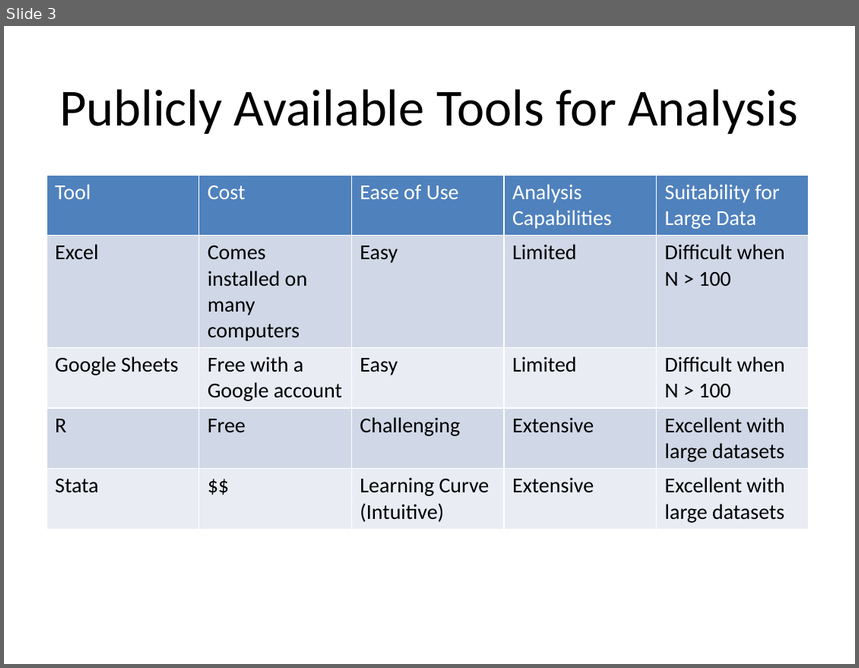
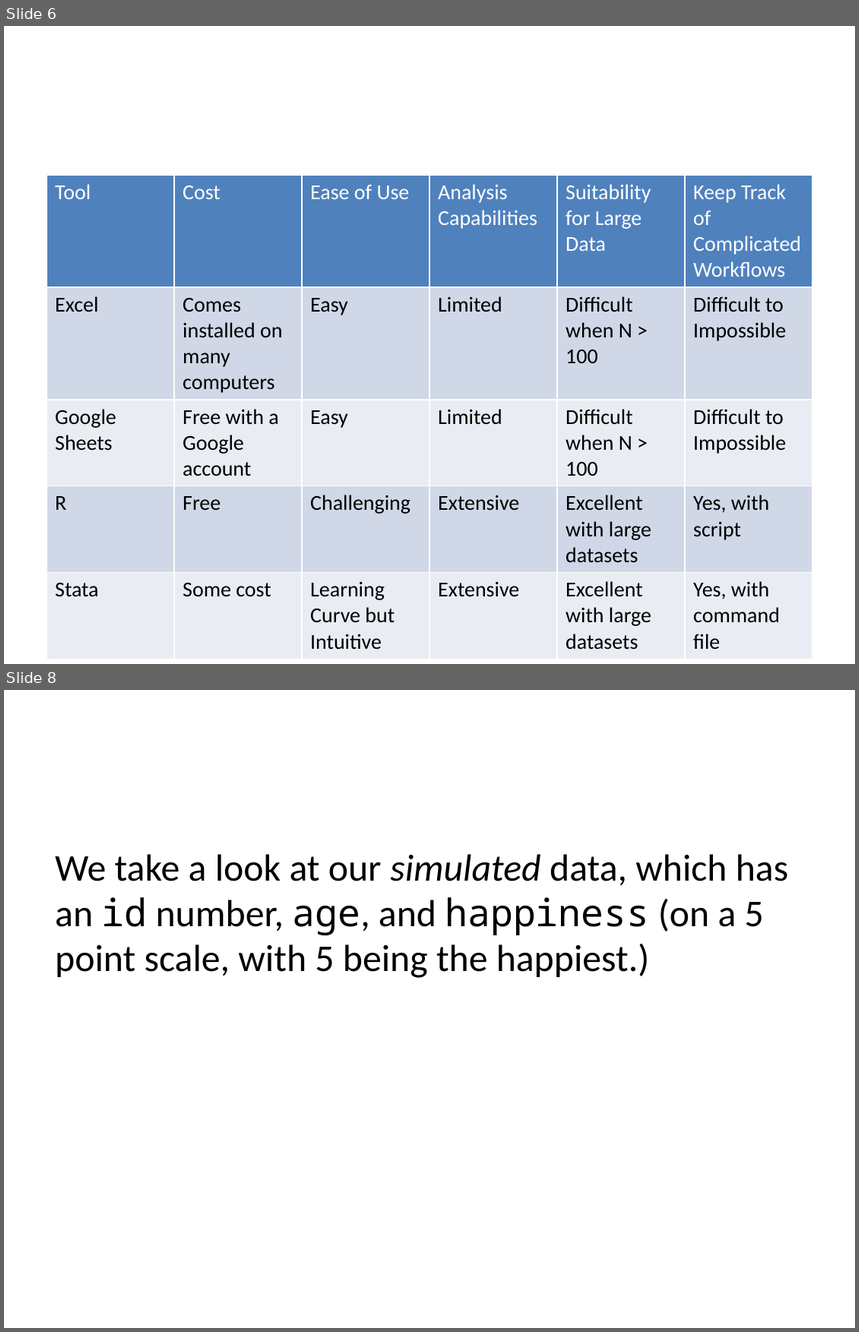
Before and after one commit to agrogan1/teaching, a slide deck: quantitative-data-analysis/quantitative-data-analysis.pptx. Shown one above the other, each under a label of ours: slide 3 before the commit, slides 6 and 8 after it; the slides between them are not shown. The pictures are 859x668 and 859x1332 pixels, drawn with LibreOffice and Linux fonts; fonts in the diff are those of the drawing. Boxes give left, top, right and bottom in pixels: in the first picture for what was removed or moved away, otherwise in the second. Text is boxed around its words. In the diff, an @@ line names an element or a change of style, - is before the commit and + after.

```diff
--- a/quantitative-data-analysis/quantitative-data-analysis.pptx
+++ b/quantitative-data-analysis/quantitative-data-analysis.pptx
@@ slide 8 added at [4, 690, 855, 1328], background #FFFFFF @@
@@ text added at [55, 854, 788, 978], 32 pt, text #000000 @@
+We take a look at our simulated data, which has an id number, age, and happiness (on a 5 point scale, with 5 being the happiest.)
@@ what was slide 3 is now slide 6 @@
@@ slide 6 changed as well @@
@@ title removed at [59, 89, 798, 134] @@
-Publicly Available Tools for Analysis
@@ table at [47, 175, 813, 653] @@
-column 2, row 5: $$
+column 2, row 5: Some cost
-column 3, row 5: Learning Curve (Intuitive)
+column 3, row 5: Learning Curve but Intuitive
+column 6: Keep Track of Complicated Workflows | Difficult to Impossible | Difficult to Impossible | Yes, with script | Yes, with command file
@@ table: place and size @@
-table at [47, 175, 808, 595]
+table at [47, 175, 813, 653]
```
Also in this commit, not shown: 4 other slides changed, 7 other slides added, 6 other files.
